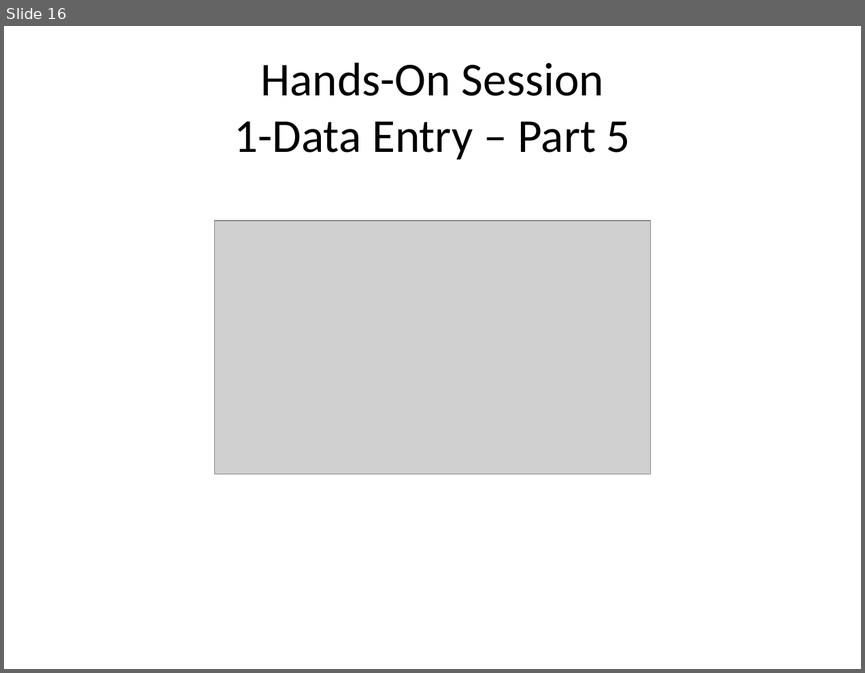
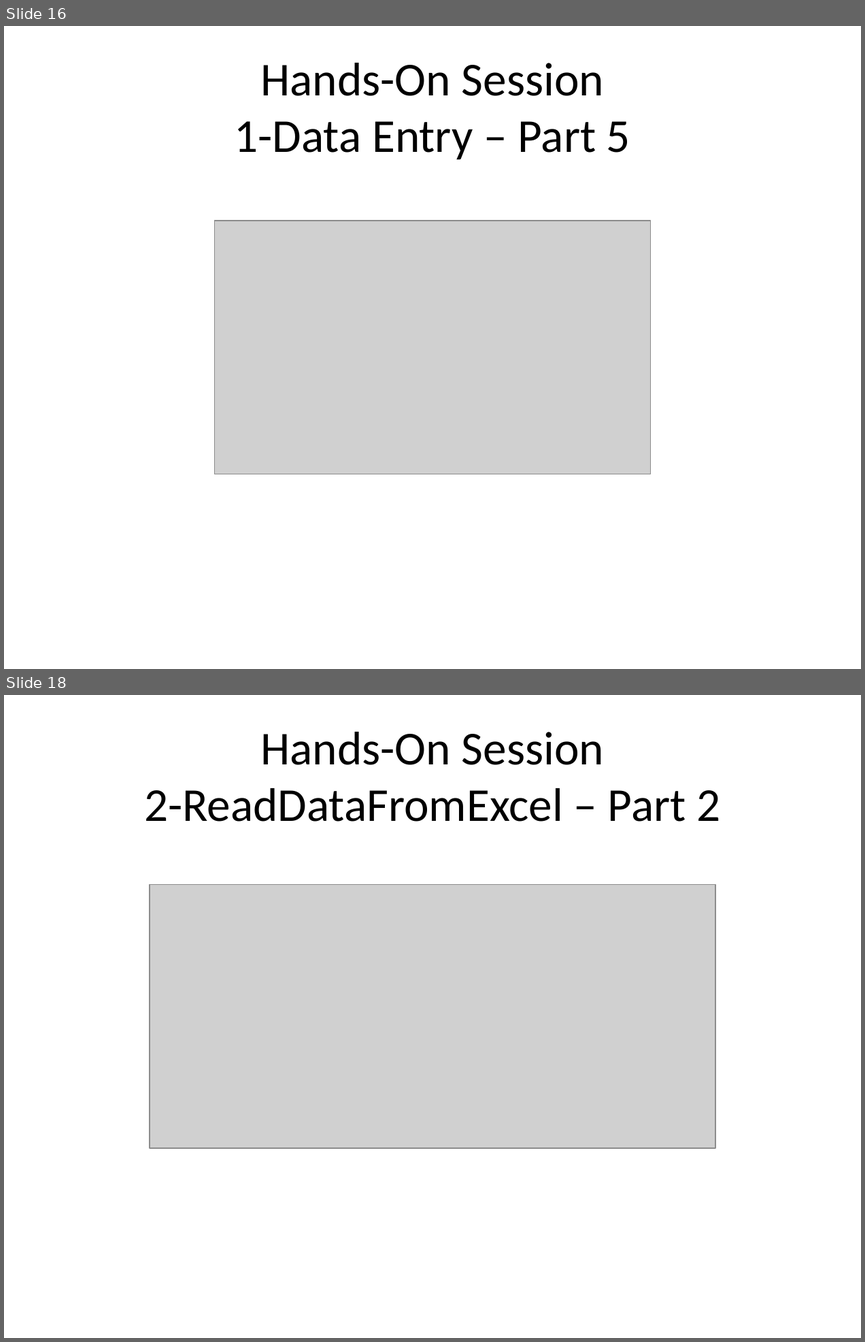
Before and after one commit to raghuprasadks/rpaworkshop, a slide deck: presentation/RPA_Introduction.pptx. Shown one above the other, each under a label of ours: slide 16 before the commit, slides 16 and 18 after it; the slides between them are not shown. The pictures are 865x673 and 865x1342 pixels, drawn with LibreOffice and Linux fonts; fonts in the diff are those of the drawing; grey boxes stand for pictures. Boxes give left, top, right and bottom in pixels: in the first picture for what was removed or moved away, otherwise in the second. Text is boxed around its words. In the diff, an @@ line names an element or a change of style, - is before the commit and + after.

```diff
--- a/presentation/RPA_Introduction.pptx
+++ b/presentation/RPA_Introduction.pptx
@@ slide 18 added at box(4, 695, 861, 1338), background #FFFFFF @@
@@ title added at box(144, 732, 720, 821), 39.6 pt, text #000000 @@
+Hands-On Session
+2-ReadDataFromExcel – Part 2
@@ picture added at box(150, 884, 716, 1147) @@
```
Also in this commit, not shown: 1 slide changed, 15 other slides added, 46 other files.
